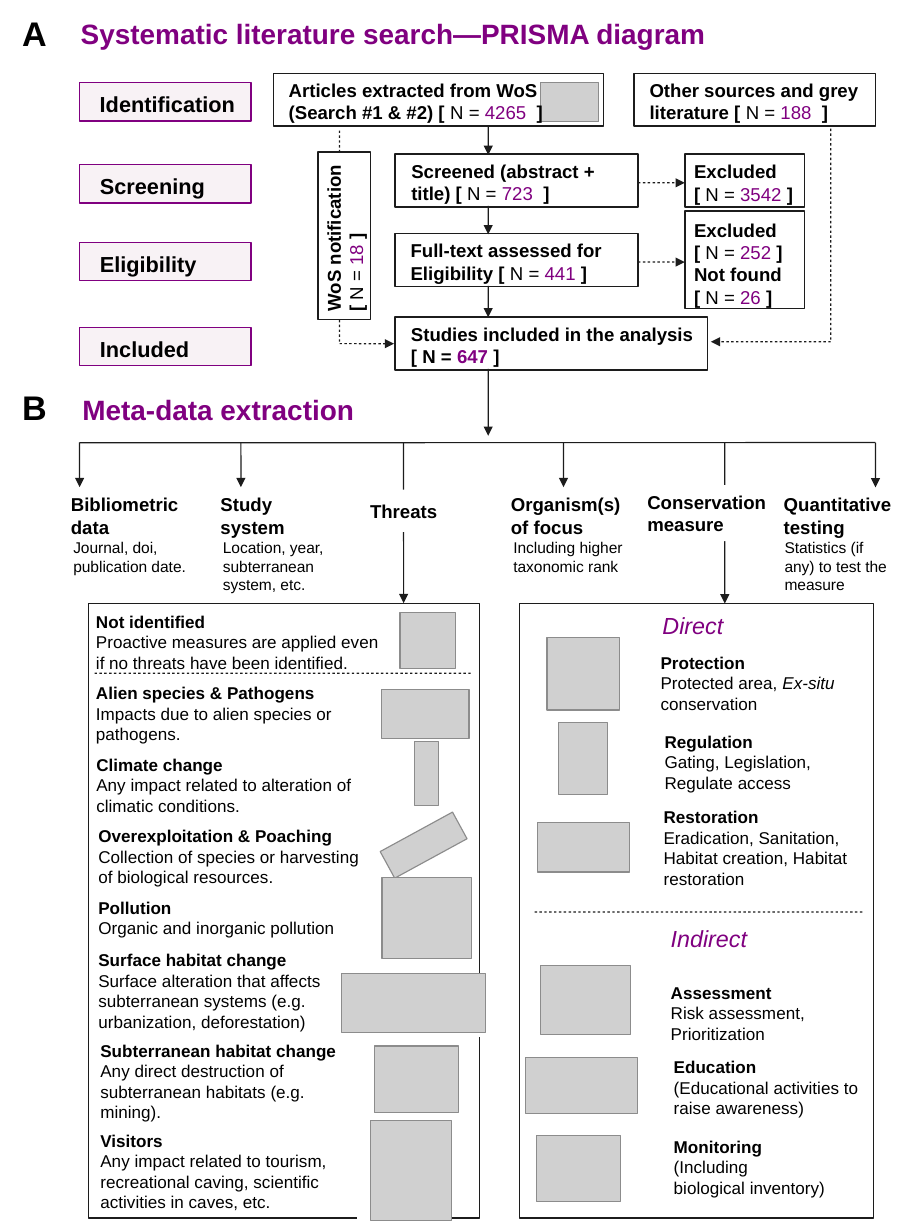
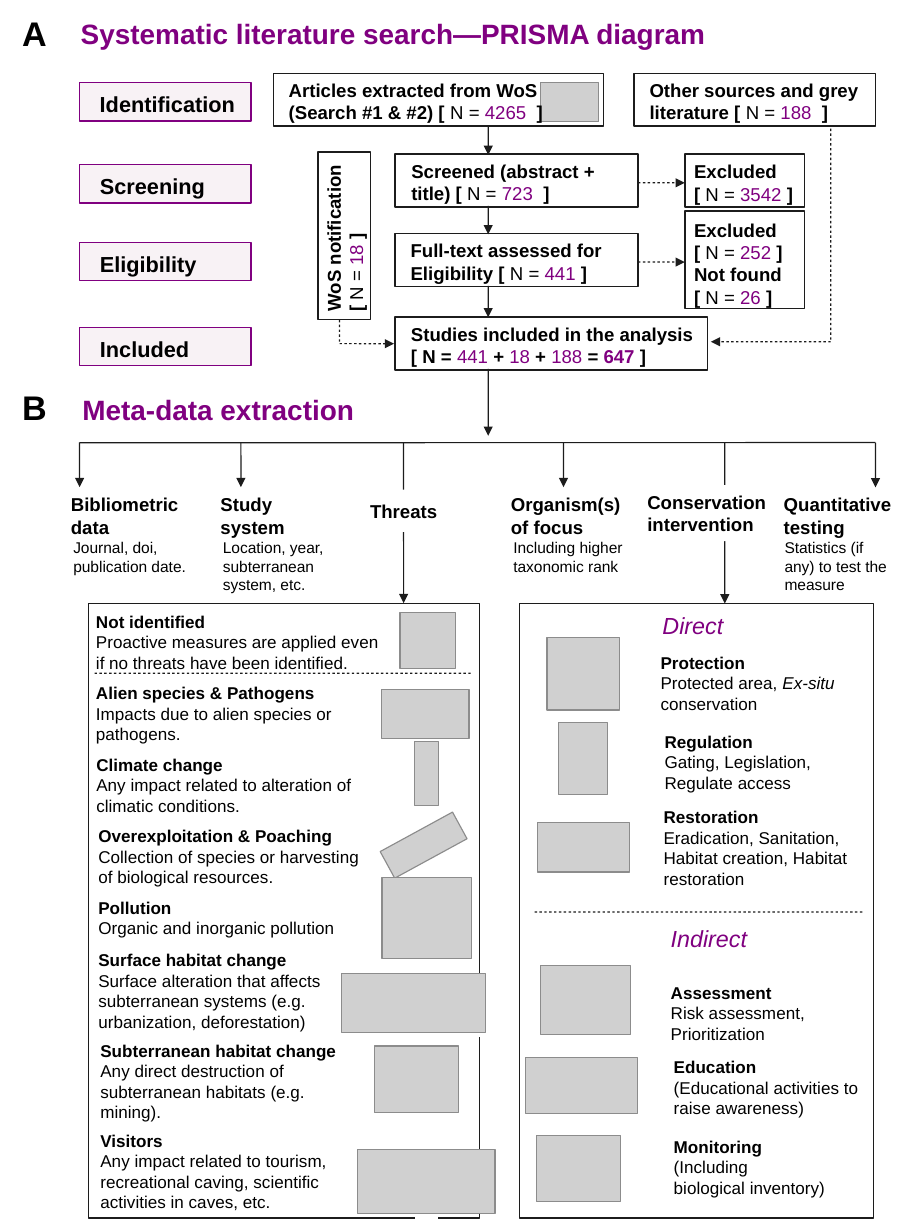
Before and after one commit to StefanoMammola/Analysis_Practical-Subterranean-Conservation, a slide deck: slide 1 of Figure/Figure_1.odp. Drawn at 924x1232 pixels with LibreOffice and Linux fonts; fonts in the diff are those of the drawing; grey boxes stand for pictures. Boxes give left, top, right and bottom in pixels: in the first picture for what was removed or moved away, otherwise in the second. Text is boxed around its words. In the diff, an @@ line names an element or a change of style, - is before the commit and + after.

```diff
--- a/Figure/Figure_1.odp
+++ b/Figure/Figure_1.odp
@@ line moved from (340, 342) - (340, 130) to (340, 342) - (340, 156) @@
@@ text at box(422, 350, 635, 363): text changed; text colour #000000 to #800080 @@
-[ N = 647 ]
+[ N = 441 + 18 + 188 = 647 ]
@@ text at box(647, 495, 766, 532): text changed @@
-Conservation measure
+Conservation intervention
@@ picture: place and size @@
-picture at box(371, 1121, 451, 1220)
+picture at box(358, 1149, 495, 1212)
@@ rectangle removed at box(358, 1211, 380, 1220) @@
@@ rectangle: place and size @@
-rectangle at box(389, 1207, 411, 1227)
+rectangle at box(415, 1207, 437, 1227)
```
Also in this commit, not shown: 10 other files.
